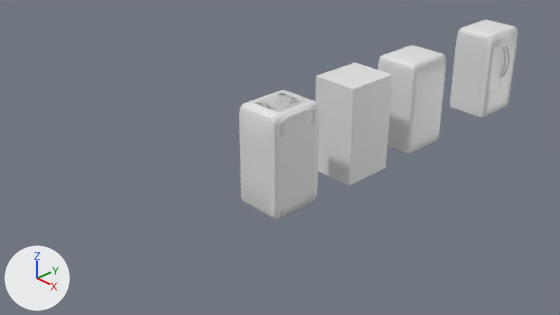
The Blender file Old Fridge.blend, before and after one commit.
Rendered twice from the file's camera 'Camera'. Every picture has the same lights, and +X, +Y and +Z are marked at lower left.

The first picture shows 'Dimensions', 'Fridge', 'Fridge BO door', 'Fridge BO door.001', 'Fridge BO door.002', 'Fridge BO door.003', 'Fridge BO door.004', 'Fridge.001', 'Fridge.002', 'Fridge.003'.
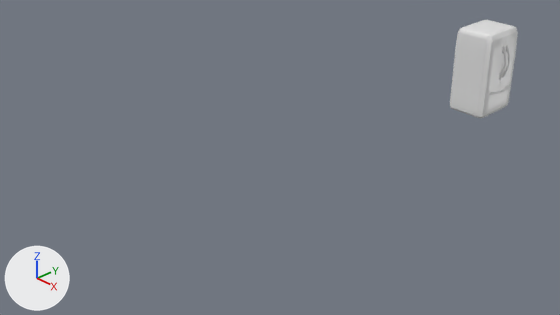
Commit message: Fridge handles complete before applying modifiers

Changed parts and their boxes (x1, y1, x2, y2) in the pictures (560 x 315 px):
'Dimensions', hidden: before (315, 63, 392, 185)
'Fridge', reshaped, moved, modifiers changed (17% narrower, 23% shorter): before (241, 91, 316, 219); after (450, 20, 512, 118)
'Fridge BO door', hidden: before (378, 45, 446, 155)
'Fridge.003', hidden: before (270, 100, 319, 218)
'Fridge.002', hidden: before (239, 90, 312, 216)
'Fridge.001', hidden: before (279, 108, 314, 218)
'Fridge BO door.003', moved: (478, 81, 512, 118) in both
'Freezer_Door_handle', now drawn: after (489, 85, 509, 95)
'Fridge BO door.001', unchanged, covered by the edit: before (450, 20, 512, 118)

The edits, one by one:
Object 'Dimensions' (ob_dimensions) is now hidden.
Object 'Fridge' (ob_fridge) now shows me_cube_009 instead of me_cube_001.
Object 'Fridge' (ob_fridge) moves from (0.0, -0.01, 0.0) to (0.0, 5.21, 0.0).
Object 'Fridge' (ob_fridge) gains a SUBSURF modifier named 'Subdivision'.
Object 'Fridge' (ob_fridge) gains a SOLIDIFY modifier named 'Solidify'.
Modifier setting: thickness = 0.06.
Modifier setting: use_even_offset = True.
Object 'Fridge.001' (ob_fridge_001) is now hidden.
Object 'Fridge.002' (ob_fridge_002) is now hidden.
Object 'Fridge BO door' (ob_fridge_bo_door) is now hidden.
Object 'Fridge.003' (ob_fridge_003) is now hidden.
In object 'Fridge BO door.003' (ob_fridge_bo_door_003), parent is now set to ob_fridge.
In object 'Fridge BO door.003' (ob_fridge_bo_door_003), matrix_parent_inverse is now set to Matrix(((1.0, 0.0, 0.0, 0.0), (0.0, 1.0, 0.0, -5.212), (0.0, 0.0, 1.0, 0.0), (0.0, 0.0, 0.0, 1.0))).
